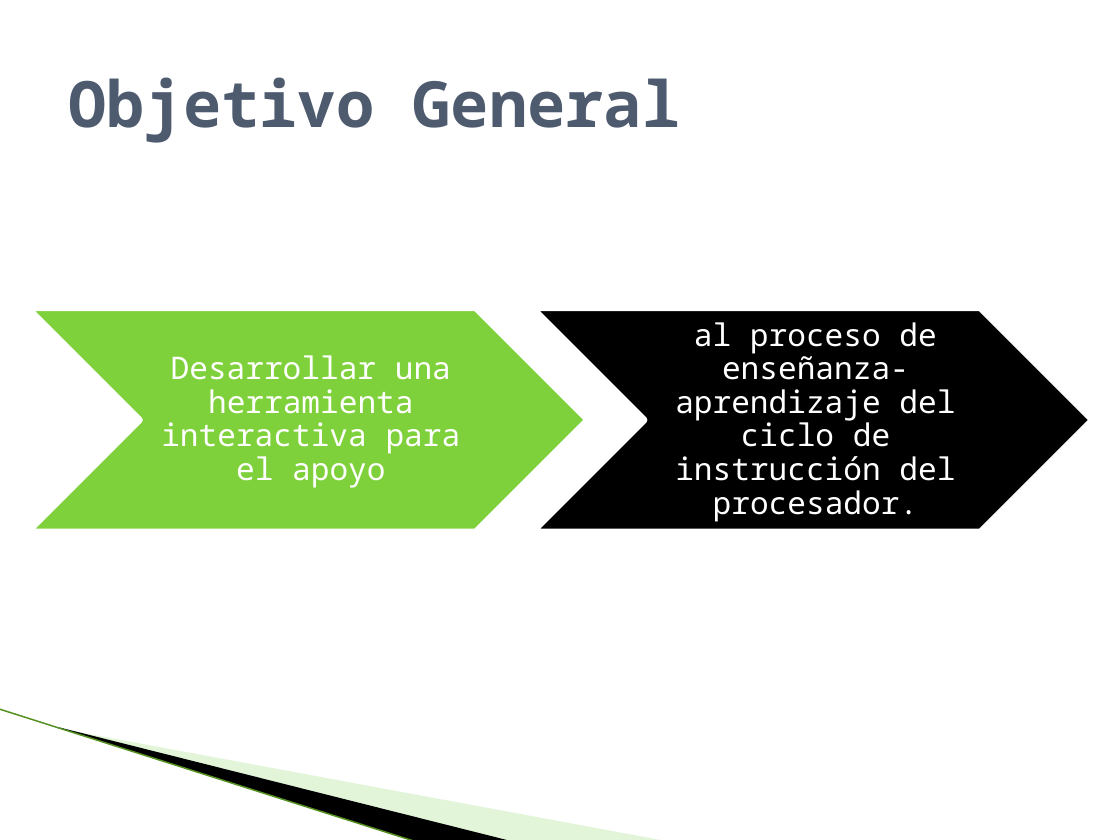
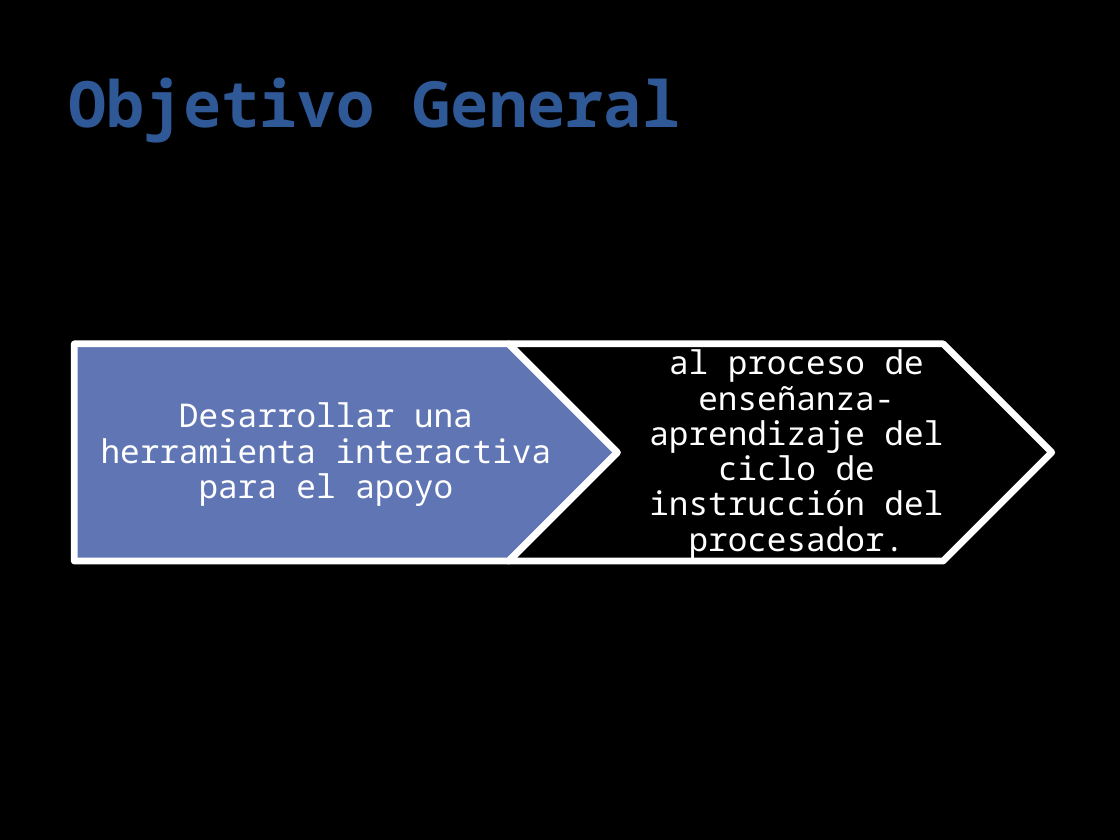
Before and after one commit to paoloadrian/DocumentacionCIHI, a slide deck: slide 13 of defensa publica.pptx (slide 16 before the commit). Drawn at 1120x840 pixels with LibreOffice and Linux fonts; fonts in the diff are those of the drawing; background and template pictures are left out. Boxes give left, top, right and bottom in pixels: in the first picture for what was removed or moved away, otherwise in the second. Text is boxed around its words. In the diff, an @@ line names an element or a change of style, - is before the commit and + after.

```diff
--- a/defensa publica.pptx
+++ b/defensa publica.pptx
@@ background #FFFFFF to #000000 @@
@@ title "Objetivo General" at [68, 77, 681, 143]: text colour #4E5B6F to #2F5897 @@
@@ chevron removed at [27, 308, 588, 532] @@
@@ text "Desarrollar una herramienta interactiva para ..." at [101, 402, 551, 506]: size 20 to 21 pt @@
@@ text "Desarrollar una herramienta interactiva para ...": place and size @@
-text "Desarrollar una herramienta interactiva para ..." at [161, 355, 461, 488]
+text "Desarrollar una herramienta interactiva para ..." at [101, 402, 551, 506]
@@ pentagon arrow added at [74, 344, 617, 561], fill #6076B4, outline #FFFFFF 4.33 pt @@
@@ chevron: place and size @@
-chevron at [532, 308, 1093, 532]
+chevron at [508, 344, 1052, 561]
@@ chevron at [508, 344, 1052, 561]: fill #000000 to none @@
@@ text "al proceso de enseñanza-aprendizaje del ...": place and size @@
-text "al proceso de enseñanza-aprendizaje del ..." at [675, 322, 955, 522]
+text "al proceso de enseñanza-aprendizaje del ..." at [649, 344, 943, 560]
@@ text "al proceso de enseñanza-aprendizaje del ..." at [649, 344, 943, 560]: size 20 to 21 pt @@
@@ line removed from (0, 709) to (416, 840) @@
@@ freeform shape removed at [59, 727, 512, 840] @@
@@ freeform shape removed at [62, 728, 666, 840] @@
```
Also in this commit, not shown: 27 other slides changed, 19 slides added, 20 slides removed.
